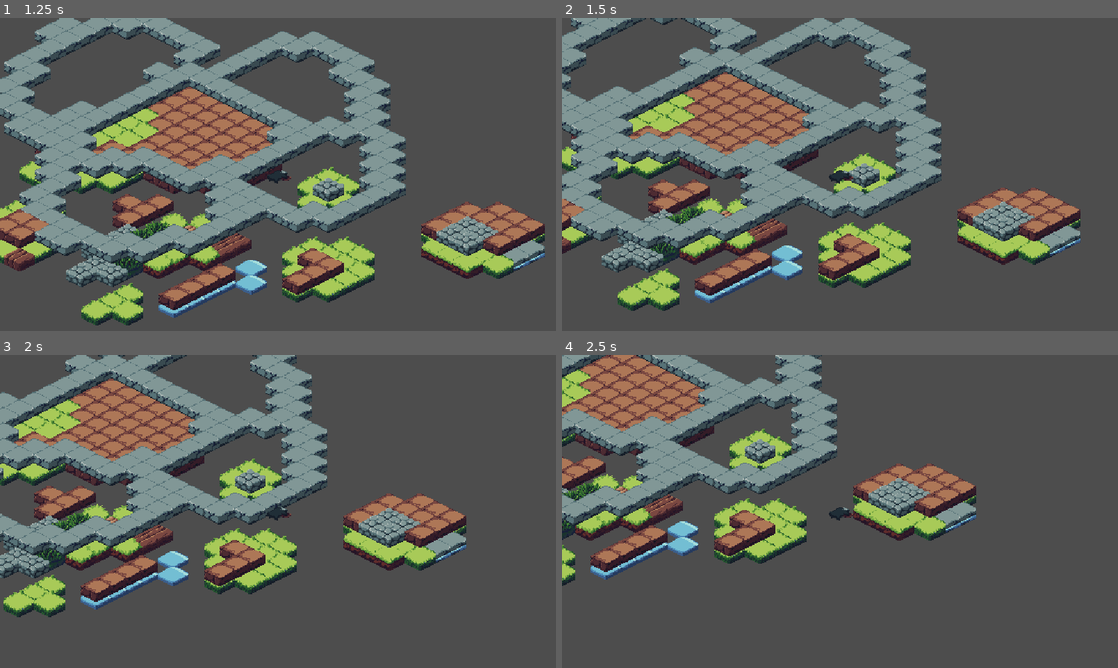
Above: before the commit, frames 1-4 (two rows, left to right).
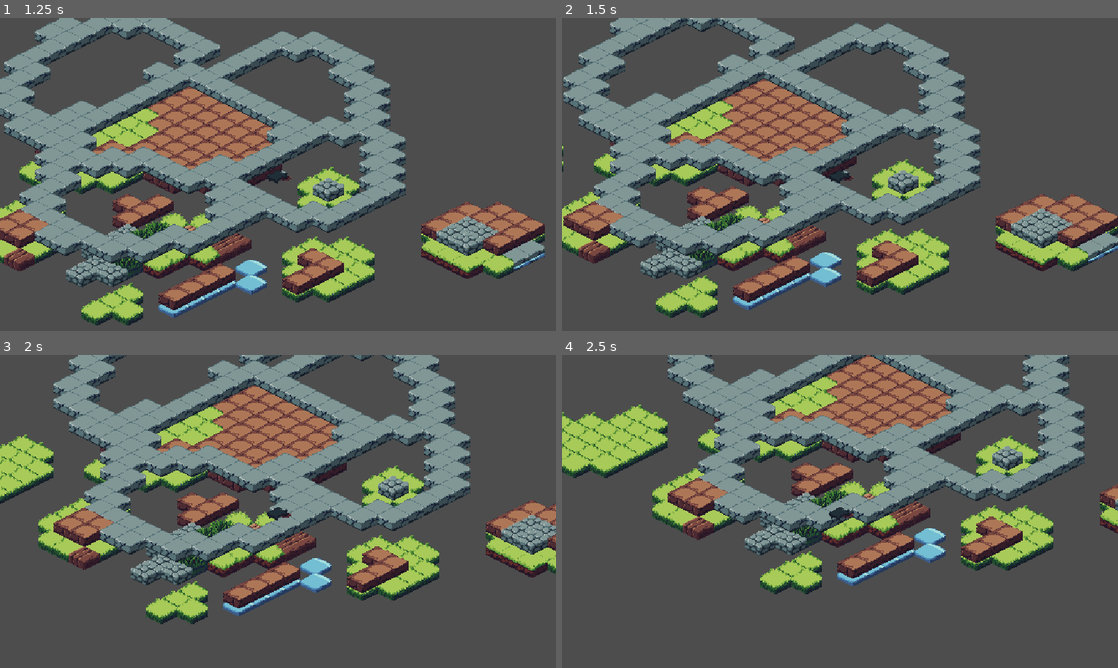
Above: after the commit, the same moments.

Repository: WatDuhHekBro/SGDA-Jam-S24
Game: Godot game, scene res://scenes/test.tscn
Same seed, same stepped clock (60 frames per second), same inputs: the game is played once before the commit and once after it. The project has no main scene, so this scene is started directly.
Inputs:
- Up to frame 1 (1.25 s): tap Enter at 0.5 s; hold Right (ui_right) from 0.53 s (still down); tap E (action-wallphase) at 0.6 s; tap R (action-timejump) at 0.77 s; tap F (action-wallrun) at 0.8 s
- Up to frame 2 (1.5 s): release Right (ui_right) at 1.28 s; hold Down (ui_down) from 1.28 s (still down); tap F (action-wallrun) at 1.35 s
- Up to frame 3 (2 s): keep holding Down (ui_down); tap R (action-timejump) at 1.52 s; tap E (action-wallphase) at 1.55 s
- Up to frame 4 (2.5 s): release Down (ui_down) at 2.03 s; hold Right (ui_right) from 2.03 s (still down); tap E (action-wallphase) at 2.1 s; tap F (action-wallrun) at 2.3 s

Frame 1 is identical in both runs. In frame 2, 51% of the frame differs, in the area x 0-100%, y 0-96%; in frame 3, 50%; in frame 4, 50%.

Commit message:
Finished wallphase and wallrun

Diff:
--- a/objects/CharacterBody2D.gd
+++ b/objects/CharacterBody2D.gd
@@ -4,13 +4,14 @@
 const SPEED = 125.0
 const SPEED_WALLPHASE = 200.0
 # Toggle these by collecting items in-game, set to true for debug purposes
-var wallphase_count = 1
+var wallphase_count = 7
 var can_wallrun = true
 var can_timejump = true
 # moar vars
 enum WallphaseDirection {UP, DOWN, LEFT, RIGHT}
 var stored_direction = WallphaseDirection.RIGHT
 var is_currently_wallphasing = false
+var is_currently_wallrunning = false
 # References
 @onready var timer = $Timer
 @onready var collision = $CollisionShape2D
@@ -19,8 +20,8 @@
 
 
 func _physics_process(delta):
-	if is_currently_wallphasing:
-		collision.disabled = true
+	if is_currently_wallphasing || is_currently_wallrunning:
+		collision.set_deferred("disabled", true)
 
 		# Messy code, needs refactor
 		if stored_direction == WallphaseDirection.LEFT:
@@ -62,9 +63,11 @@
 		# Abilities/Actions
 		if wallphase_count > 0 && Input.is_action_just_released("action-wallphase"):
 			is_currently_wallphasing = true
+			wallphase_count -= 1
 			print("wallphase")
 
 		if can_wallrun && Input.is_action_just_released("action-wallrun"):
+			is_currently_wallrunning = true
 			print("wallrun")
 
 		if can_timejump && Input.is_action_just_released("action-timejump") && timer.time_left <= 0:
@@ -82,9 +85,22 @@
 	print("execute timejump after 5s")
 
 
+# Selective Collisions: https://forum.godotengine.org/t/how-can-i-enable-and-disable-collisions-from-script/20731/2
+
 func _on_auxiliary_collision_area_body_entered(body):
+	if body.name == "Walls" && is_currently_wallrunning:
+		print("wallrun start")
+		is_currently_wallrunning = false
+
 	print('[Wallphase Enter] ', body.name)
 
 
 func _on_auxiliary_collision_area_body_exited(body):
+	if body.name == "Walls":
+		# First exit of walls on wallphase should end
+		# Exiting a wall should stop the wallrun
+		# Make sure to call set_deferred() instead of setting directly, causes issues otherwise
+		collision.set_deferred("disabled", false)
+		is_currently_wallphasing = false
+
 	print('[Wallphase Exit] ', body.name)
